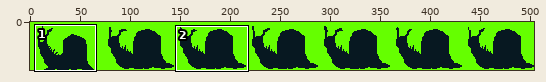
Edited in one commit: sprite sheet (Untitled/assets/sprites/raqsnova.png). Above, an overview of the earlier version with the close-up marked.
Close-up. As it was:
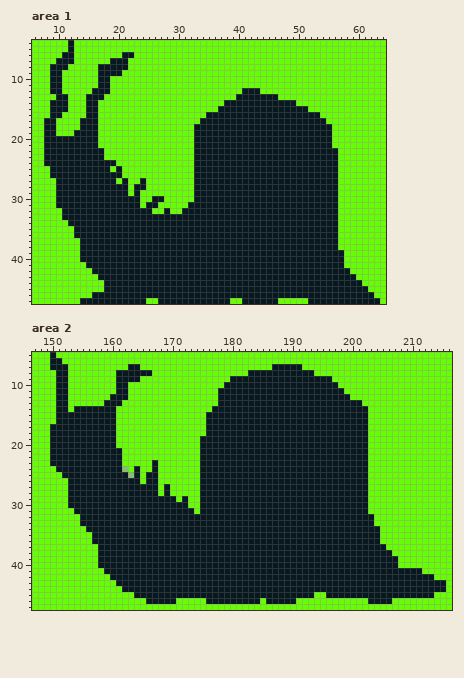
The file is 504x48 pixels. Shown: area 1: x 6..64, y 4..47; area 2: x 147..216, y 5..47. The commit also changed other parts of the picture, which this record leaves out.
The same view after the edit:
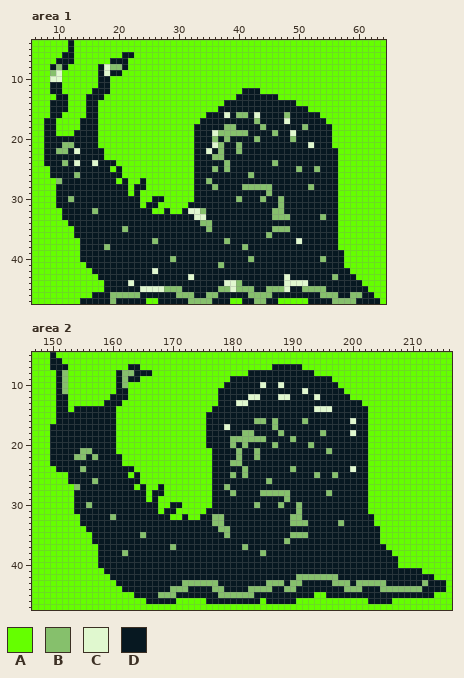
Palette (. is transparent): A #65ff00  B #86c06c  C #e0f8cf  D #071821
From old to new:
Changed rows in their new state; - is an unchanged pixel.
Area 1:
first column x 9:
 8 -B-------CBB
 9 BC-------C--
10 CC----------
first column x 10:
16 ----------------------------C-BB-C----B------------
17 ---------------------------------B----C------------
18 ----------------------------BB----B------B---------
19 --------------------------CBBBBB----B--C-----------
20 --------------------------B-B----B-----B-----------
21 -BB-----------------------CB--B-----------C--------
22 BB-C---------------------C-B--B--------------------
23 --------------------------BB-----------------------
24 -B-C--C---------------------B-------B--------------
25 --------------------------B-B-----------B--B-------
26 ---B----------------------------B------------------
27 B------------------------B-------------------------
28 --------------------------B----BBBBB------B--------
29 -----------------------------------B---------------
30 --B---------------------------B---B--B-------------
31 -------------------------------------B-------------
32 ------B---------------CCB-----------BB-------------
33 -----------------------CC-----------BBB-----B------
34 ------------------------BB-------------------------
35 -----------B-------------B----------BBB------------
36 -----------------------------------B---------------
37 ----------------B-----------B-----------C----------
38 --------B----------------------B-------------------
40 -------------------B------------B-----------B------
41 ---------------------------B-----------------------
42 ----------------C----------------------------------
43 ----------------------C---------------C-------B----
44 ------------C---------------CCB-------CCCC---------
45 --------------CCCCBBB------BBCBBB--BBBC--BBBB------
46 ---------BBBBB------BBB--BB-----BBBB--------BBB--BB
47 ---------B------------BBBB-------BB-----------BBBB-
Area 2:
first column x 152:
 8 B---------BB-------------------------------------
 9 B---------B--------------------------------------
10 B---------B----------------------C--C------------
11 B---------------------------------------C--------
12 -------------------------------CC---CC----C------
13 -----------------------------CC------------------
14 ------------------------------------------CCC----
16 --------------------------------BB-B----B-------C
17 ---------------------------C-------B-------------
18 ------------------------------BB----B------B----C
19 -----------------------A----BBBBBB----B----------
20 -----------------------A----B-B----B-----B-------
21 ---BB----A-------------AA----B--B-----------B----
22 --BB-B-----------------AA----B--B----------------
23 ---------------A-------AA---BB-------------------
24 ---B------DDA--A-------AA-----B-------B---------C
25 A----------A--AA-------AA---B-B-----------B--B---
26 -----B--------AA-------AA---------B--------------
27 -AB---------A-AADA-----AA--B---------------------
28 -A------------A-DA-----AA---B----BBBBB------B----
29 -A------------A-AAA-A--AA------------B-----------
30 -A--B-----------AA--A--AA-------B---B--B---------
31 ----------------A--AAA-A---------------B---------
32 --------B---------AA-AA--BB-----------BB---------
33 -------------------------BB-----------BBB-----B--
34 --------------------------BB---------------------
35 -------------B-------------B----------BBB--------
36 -------------------------------------B-----------
37 ------------------B-----------B------------------
38 ----------B----------------------B---------------
first column x 168:
42 -----------------------BBBBBBB---------------
43 ----BBBBBB--------BBB-BB-----BBB-BBBBB------B
44 --BBB----BB----BBBB--BB--------BBB---BBBBBBB-
45 BBB-------BBBBBB-----------------------------
